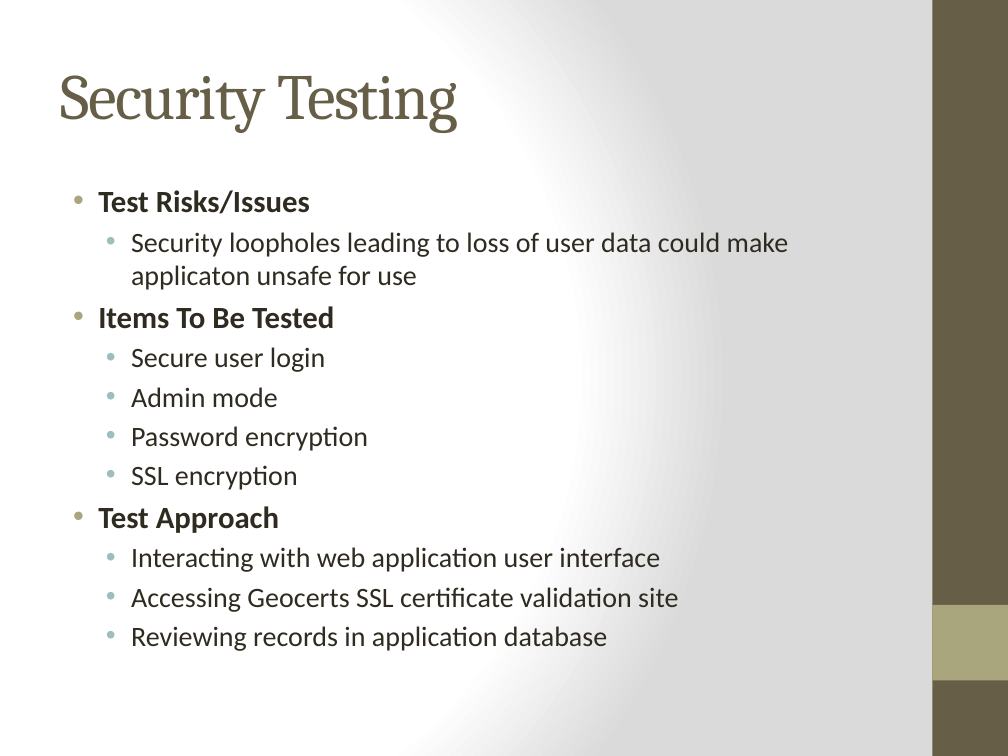
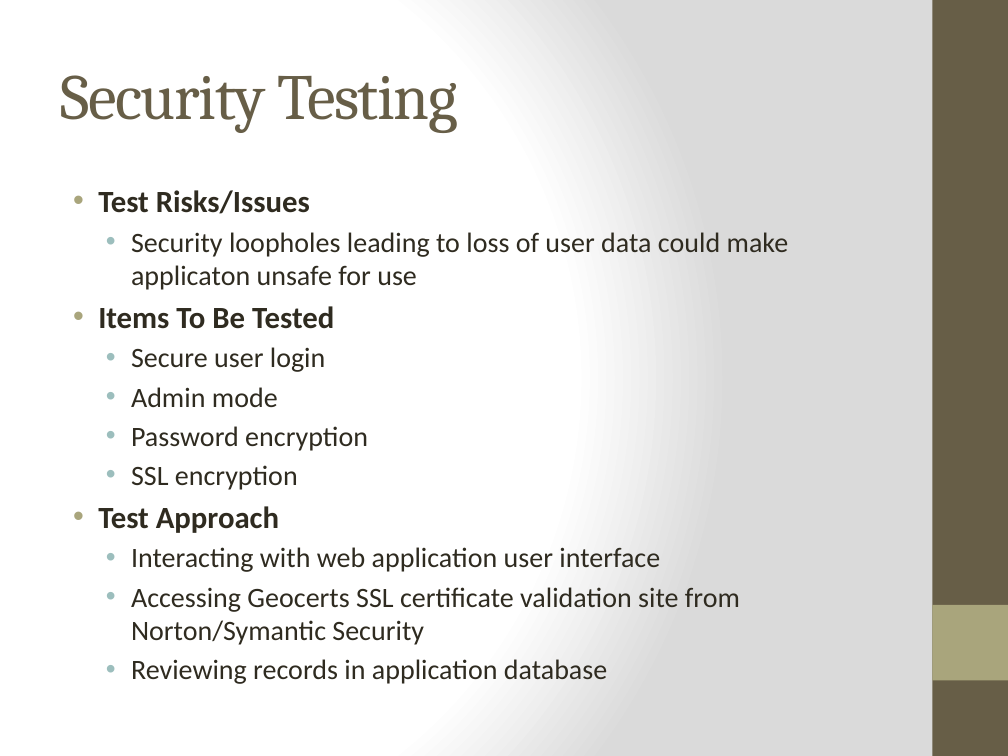
Before and after one commit to WesleyTrescott/MVC-Capstone, a slide deck: slide 18 of Test plan/Computech Corporation - Test Plan.pptx. Drawn at 1008x756 pixels with LibreOffice and Linux fonts; fonts in the diff are those of the drawing. Boxes give left, top, right and bottom in pixels: in the first picture for what was removed or moved away, otherwise in the second. Text is boxed around its words. In the diff, an @@ line names an element or a change of style, - is before the commit and + after.

```diff
--- a/Test plan/Computech Corporation - Test Plan.pptx
+++ b/Test plan/Computech Corporation - Test Plan.pptx
@@ text at box(131, 587, 740, 645): text changed @@
-  • Accessing Geocerts SSL certificate validation site
+  • Accessing Geocerts SSL certificate validation site from Norton/Symantic Security
```
Also in this commit, not shown: 7 other slides changed, 1 other file.
